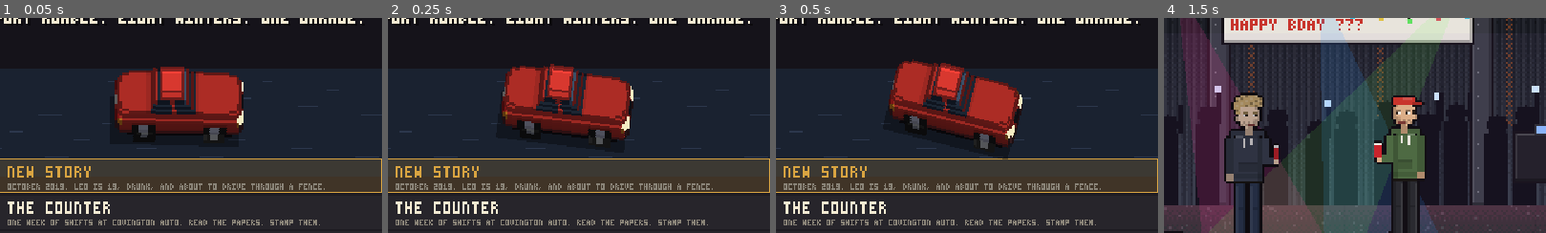
Above: before the commit, frames 1-4 (left to right).
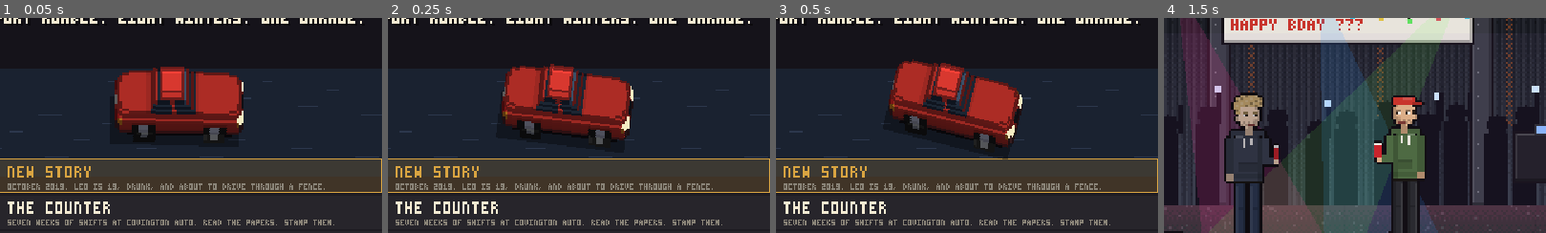
Above: after the commit, the same moments.

Repository: RileyPoirier23/Reckless-Rumble
Game: Godot game, scene res://title.tscn
Two runs of this game, one before a commit and one after it. Both use one fixed random seed, a clock stepped at 60 frames per second and the inputs below.
Inputs (mouse positions are % of the whole screen's width and height, from its top left):
- Up to frame 1 (0.05 s): no input
- Up to frame 2 (0.25 s): no input
- Up to frame 3 (0.5 s): no input
- Up to frame 4 (1.5 s): tap Enter (ui_accept) at 0.5, 0.77 s; move the mouse to (72, 45) at 0.52 s; hold C (blink_right) 0.53-1.25 s; tap G (gearbox) at 0.6 s; click (72, 45) at 0.67 s; drag from (30, 55) to (45, 70) at 1.27 s
The pictures show only the part of the screen within x 26-76%, y 19-69%; the shares and areas given below are measured in that part.

The runs differ from the first frame. In frame 1, 0.8% of the frame differs, in the area x 2-88%, y 93-97%; in frame 2, 0.8%; in frame 3, 0.8%; in frame 4, nothing differs.

Commit message:
DriveBoss: the title screen and README say seven weeks of counter shifts
Co-Authored-By: Claude Opus 5.5 <noreply@anthropic.com>
Claude-Session: https://claude.ai/code/session_01LpRxdj6yhSD7VwojyLvBc9

Diff:
--- a/game/title.gd
+++ b/game/title.gd
@@ -14,7 +14,7 @@
 	if StoryState.has_save():
 		ITEMS.append(["CONTINUE THE STORY", "PICK UP WHERE LEO LEFT OFF.", "story:continue"])
 	ITEMS.append(["NEW STORY", "OCTOBER 2019. LEO IS 19, DRUNK, AND ABOUT TO DRIVE THROUGH A FENCE.", "story:new"])
-	ITEMS.append(["THE COUNTER", "ONE WEEK OF SHIFTS AT COVINGTON AUTO. READ THE PAPERS. STAMP THEM.", "res://counter.tscn"])
+	ITEMS.append(["THE COUNTER", "SEVEN WEEKS OF SHIFTS AT COVINGTON AUTO. READ THE PAPERS. STAMP THEM.", "res://counter.tscn"])
 	ITEMS.append(["THE LOT", "FREE DRIVE: PORT RUMBLE TO SALISBURY AND HAVELOCK, WITH TRAFFIC.", "res://drive.tscn"])
 	ITEMS.append(["QUIT", "", ""])
 
Not shown, changed: game/README.md
